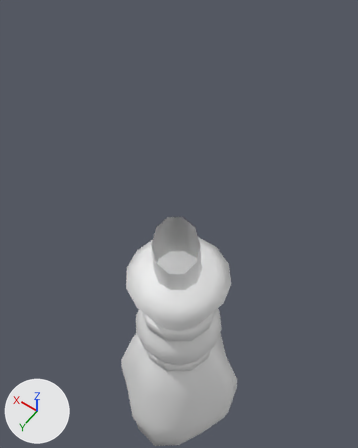
Two versions of the FBX model Assets/_Models/Hard-Surface/S_Broom.fbx, one commit apart.
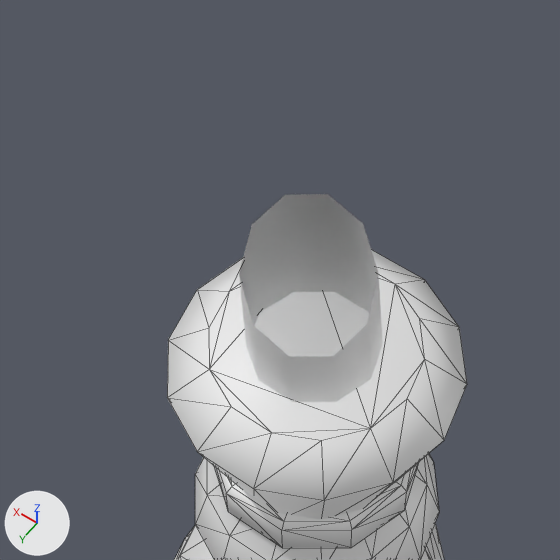
Old and new are each drawn from a 50 mm camera at (-0.1019, 0.142, 0.5102) aimed at (0.0132, -0.0191, 0.2571) and again close up on the part from 19% to 74% of the width and 33% to 77% of the height. Every picture has the same lights, and +X, +Y and +Z are marked at lower left. The close-ups show mesh edges as thin lines. Everything nearer to the camera than a plane just in front of the edit is cut away. Where no turn or scale is listed for an object, it has been applied to the vertices.

In view in the first close-up: 'Broom_Handle', 'Broom_Head'.
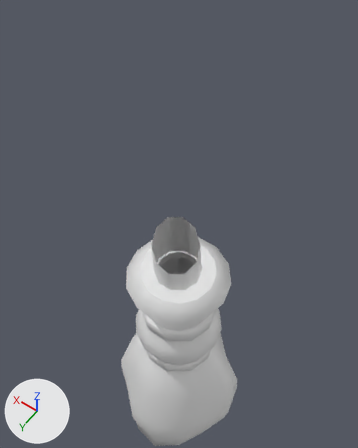
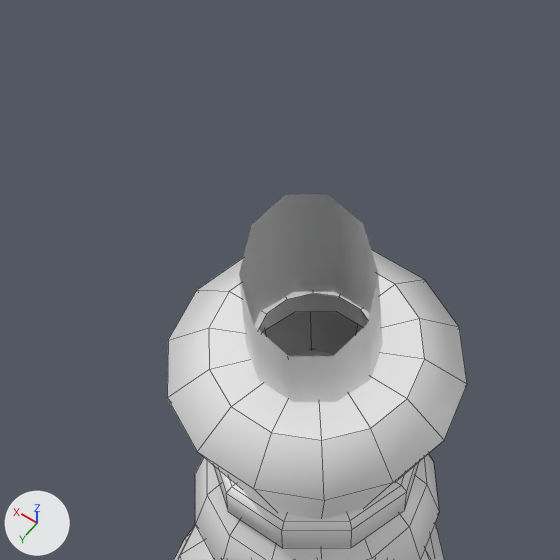
The change in detail:
me_mesh_001 is used by ob_broom_head; location (0.0, -0.0018, 0.1217).
me_mesh_001 had 333 vertices, 622 faces and spanned x -0.055..0.055, y -0.058..0.058, z -0.124..0.117.
me_mesh_001 now has 347 vertices, 341 faces and spans x -0.055..0.055, y -0.058..0.058, z -0.124..0.117.
me_mesh_001 part 1: 14 vertices added at x -0.014..0.014, y -0.012..0.015, z 0.117.

Boxes [x1, y1, x2, y2] around the edits, measured in the close-ups (560 x 560 px):
part 1 of me_mesh_001, added
    after: [209, 275, 425, 440]
